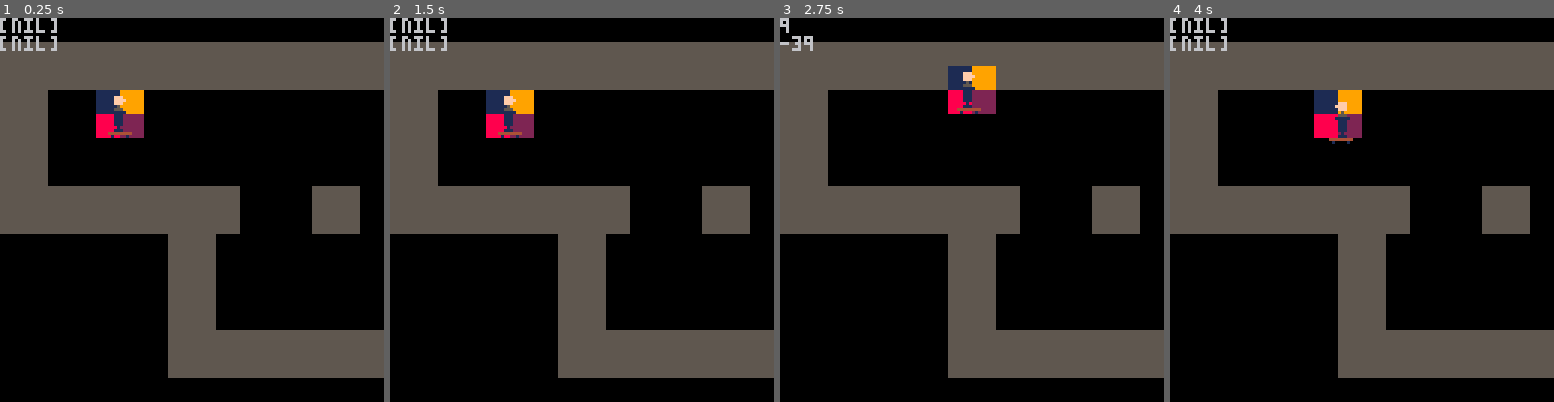
Above: before the commit, frames 1-4 (left to right).
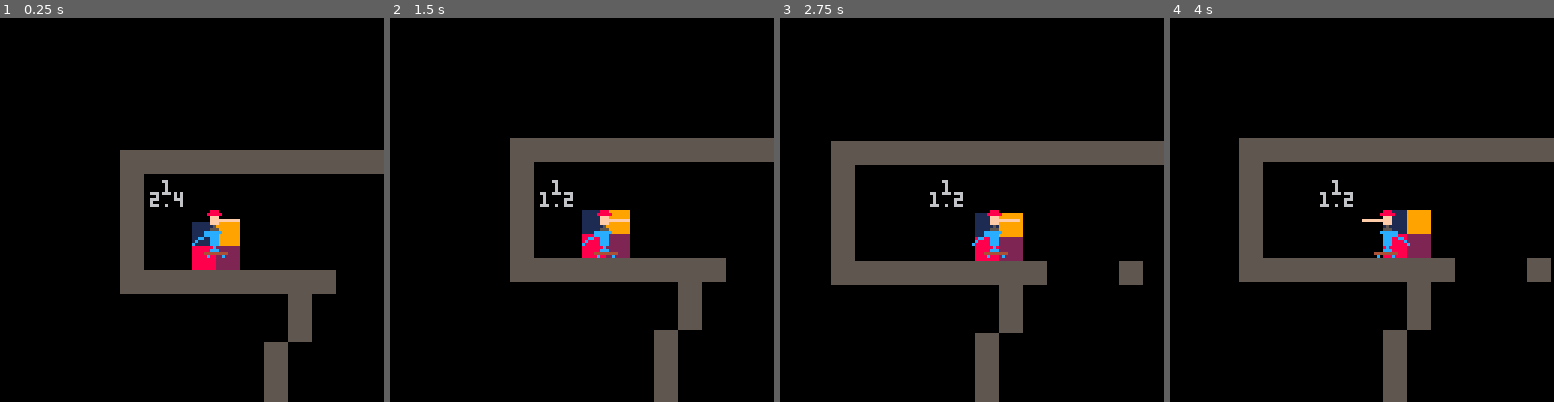
Above: after the commit, the same moments.

Repository: scorp66/pico
Game: PICO-8 cartridge †ame.p8
Two runs of this game, one before a commit and one after it. Both use one fixed random seed, a clock stepped at 60 frames per second and the inputs below.
Inputs:
- Up to frame 1 (0.25 s): no input
- Up to frame 2 (1.5 s): no input
- Up to frame 3 (2.75 s): hold Right 1.6-2.1 s; hold Up 2.15-2.42 s; hold Right from 2.47 s (still down)
- Up to frame 4 (4 s): release Right at 3.03 s; hold Left 3.08-3.58 s; hold Down 3.63-3.97 s

The runs differ from the first frame. In frame 1, 44% of the frame differs, in the area x 0-100%, y 0-100%; in frame 2, 44%; in frame 3, 45%; in frame 4, 46%.

Commit message:
Collision dirty code

Diff:
--- a/†ame.p8
+++ b/†ame.p8
@@ -3,8 +3,8 @@
 __lua__
 --init
 function _init()
-
 hero = {}
+col = {}
 hero.x = 4*8
 hero.y = 24
 hero.x_dir = 0 --1 >= dir >= -1
@@ -13,19 +13,18 @@
 hero.vfall = 0
 hero.map_x = 0
 hero.map_y = 0
-hero.sx = 1 -- speed != 0
-hero.sy = 1 -- speed != 0
+hero.sx = 1 -- speed
+hero.sy = 1 -- speed
 hero.on_flore = false
-
+h_g = 0 -- hero gravity get()
 end
 
 
 -->8
 --update
 function _update()
-col = {}
 key_control()
-col = dist_to_col()
+camera(hero.x-64,hero.y-64)
 end
 
 
@@ -34,8 +33,8 @@
 function _draw()
 cls()
 map()
-print(col.x)
-print(col.y)
+print(hero.y_dir,hero.x-10,hero.y-10)
+print(h_g,hero.x-14,hero.y-6)
 spr(2,hero.map_x,hero.map_y)
 spr(3,hero.map_x+8,hero.map_y)
 spr(18,hero.map_x,hero.map_y+8)
@@ -52,65 +51,104 @@
 --movement
 function key_control()
 hero.x_dir = 0
-hero.y_dir = 0
 
 if(btn(0)) then
 hero.x_dir = -1
+hero.sx = 1
 hero.flip = true
- end
+end
 
 if(btn(1)) then
 hero.x_dir = 1
+hero.sx = 1
 hero.flip = false
+end
+
+if(hero.sy == 0) then
+ h_g = 1
+end
+
+if(btn(2) and hero.sy == 0 ) then
+ h_g = -4
+end
+
+h_g += 0.2
+hero.y_dir = sgn(h_g)
+hero.sy = abs(h_g)
+
+hero_move(move)
+end
+
+function hero_move(pos)
+xd =flr((hero.x_dir+1)/2)
+yd =flr((hero.y_dir+1)/2)
+
+col = dist_to_col(hero.x_dir,0)
+if (col.x ~= nil and
+col.x-(8*xd) <= hero.sx) then
+ hero.sx = 0
  end
 
-if(btn(2)) then
- hero.y_dir = -1
+col = dist_to_col(0,hero.y_dir)
+if (col.y ~= nil and
+    col.y-(8*yd) <= hero.sy) then
+ hero.sy = 0
  end
 
-if(btn(3)) then
- hero.y_dir = 1
- end
-hero_move(move)
-end
-
-function hero_move(pos)
 hero.x += hero.x_dir*hero.sx
 hero.y += hero.y_dir*hero.sy
-hero.map_x = 8*flr((hero.x+4)/8)
-hero.map_y = 8*flr((hero.y+4)/8)
+hero.map_x = 8*flr((hero.x+7)/8)
+hero.map_y = 8*flr((hero.y+7)/8)
 end
 -->8
 --colide
-function dist_to_col()
+function dist_to_col(x,y)
 local result = {}
-local x = (hero.map_x/8)+hero.x_dir
-local y = (hero.map_y/8)+hero.y_dir
-if(mget(x,y) >= 224) then
- result.x = (x*8)-hero.x
- result.y = (y*8)-hero.x
+local c = {} -- colide position
+
+c.x= hero.map_x +(x*8)
+c.y= hero.map_y +(y*8)
+
+if is_b(c.x,c.y) then
+ result.x= abs(c.x-hero.x)-7
+ result.y= abs(c.y-hero.y)-7
+elseif is_b(c.x,c.y+8) then
+ result.x= abs(c.x-hero.x)-7
+ result.y= abs(c.y-hero.y+8)-7
+elseif is_b(c.x+8,c.y) then
+ result.x= abs(c.x-hero.x+8)-7
+ result.y= abs(c.y-hero.y)-7
+elseif is_b(c.x+8,c.y+8) then
+ result.x= abs(c.x-hero.x+8)-7
+ result.y= abs(c.y-hero.y+8)-7
  end
+
  return result
 end
 
-
+--only hero
+function is_b(x,y) -- is block
+
+map_n = mget(x/8,y/8)
+return fget(map_n,0)
+end
 __gfx__
-00000000000000001111111199999999000000000000000000000000000000000000000000000000000000000000000000000000000000000000000000000000
-00000000000000001111111199999999000000000000000000000000000000000000000000000000000000000000000000000000000000000000000000000000
+00000088800000001111111199999999000000000000000000000000000000000000000000000000000000000000000000000000000000000000000000000000
+00000888880000001111111199999999000000000000000000000000000000000000000000000000000000000000000000000000000000000000000000000000
 000000fff00000001111111199999999000000000000000000000000000000000000000000000000000000000000000000000000000000000000000000000000
-000000ffff0000001111111199999999000000000000000000000000000000000000000000000000000000000000000000000000000000000000000000000000
+000000ffffffffff1111111199999999000000000000000000000000000000000000000000000000000000000000000000000000000000000000000000000000
 000000fff00000001111111199999999000000000000000000000000000000000000000000000000000000000000000000000000000000000000000000000000
 00000005000000001111111199999999000000000000000000000000000000000000000000000000000000000000000000000000000000000000000000000000
 00000055500000001111111199999999000000000000000000000000000000000000000000000000000000000000000000000000000000000000000000000000
-00000111110000001111111199999999000000000000000000000000000000000000000000000000000000000000000000000000000000000000000000000000
-00000011100000008888888822222222000000000000000000000000000000000000000000000000000000000000000000000000000000000000000000000000
-00000011100000008888888822222222000000000000000000000000000000000000000000000000000000000000000000000000000000000000000000000000
-00000011100000008888888822222222000000000000000000000000000000000000000000000000000000000000000000000000000000000000000000000000
-00000011100000008888888822222222000000000000000000000000000000000000000000000000000000000000000000000000000000000000000000000000
-00000001000000008888888822222222000000000000000000000000000000000000000000000000000000000000000000000000000000000000000000000000
-00000011100000008888888822222222000000000000000000000000000000000000000000000000000000000000000000000000000000000000000000000000
+0000cccccc0000001111111199999999000000000000000000000000000000000000000000000000000000000000000000000000000000000000000000000000
+0000ccccc00000008888888822222222000000000000000000000000000000000000000000000000000000000000000000000000000000000000000000000000
+00cc00ccc00000008888888822222222000000000000000000000000000000000000000000000000000000000000000000000000000000000000000000000000
+0c0000ccc00000008888888822222222000000000000000000000000000000000000000000000000000000000000000000000000000000000000000000000000
+c00000ccc00000008888888822222222000000000000000000000000000000000000000000000000000000000000000000000000000000000000000000000000
+0000000c000000008888888822222222000000000000000000000000000000000000000000000000000000000000000000000000000000000000000000000000
+000000ccc00000008888888822222222000000000000000000000000000000000000000000000000000000000000000000000000000000000000000000000000
 00004444444400008888888822222222000000000000000000000000000000000000000000000000000000000000000000000000000000000000000000000000
-00000100001000008888888822222222000000000000000000000000000000000000000000000000000000000000000000000000000000000000000000000000
+00000c0000c000008888888822222222000000000000000000000000000000000000000000000000000000000000000000000000000000000000000000000000
 00000000000000000000000000000000000000000000000000000000000000000000000000000000000000000000000000000000000000000000000000000000
 00000000000000000000000000000000000000000000000000000000000000000000000000000000000000000000000000000000000000000000000000000000
 00000000000000000000000000000000000000000000000000000000000000000000000000000000000000000000000000000000000000000000000000000000
@@ -228,19 +266,19 @@
 0000000000000000000000000000000000000000000000000000000000000000000000000000000000000000000000000000000000000000000000000000000000000000000000000000000000000000000000000000000000000000000000000000000000000000000000000000010100000000000000000000000000000101
 __map__
 0a0b0405060708090a0b0405060708090a0b0405060708090a0b000000000000000000000000000000000000000000000000000000000000000000000000000000000000000000000000000000000000000000000000000000000000000000000000000000000000000000000000000000000000000000000000000000000000
-eeefeeefeeefeeefeeefeeefeeefeeefeeefeeef161718191a1b000000000000000000000000000000000000000000000000000000000000000000000000000000000000000000000000000000000000000000000000000000000000000000000000000000000000000000000000000000000000000000000000000000000000
-eeeffefffefffefffefffefffefffefffefffeff262728292a2b000000000000000000000000000000000000000000000000000000000000000000000000000000000000000000000000000000000000000000000000000000000000000000000000000000000000000000000000000000000000000000000000000000000000
-feff3435363738393a3b3435363738393a3beeef363738393a3b000000000000000000000000000000000000000000000000000000000000000000000000000000000000000000000000000000000000000000000000000000000000000000000000000000000000000000000000000000000000000000000000000000000000
-eeef4445464748494a4b4445464748494a4bfeff464748494a4b000000000000000000000000000000000000000000000000000000000000000000000000000000000000000000000000000000000000000000000000000000000000000000000000000000000000000000000000000000000000000000000000000000000000
-feff5455565758595a5b5455565758595a5beeef565758595a5b000000000000000000000000000000000000000000000000000000000000000000000000000000000000000000000000000000000000000000000000000000000000000000000000000000000000000000000000000000000000000000000000000000000000
-eeef6465666768696a6b0465046768696a6bfeff666768696a6b000000000000000000000000000000000000000000000000000000000000000000000000000000000000000000000000000000000000000000000000000000000000000000000000000000000000000000000000000000000000000000000000000000000000
-feffeeefeeefeeefeeef040404eeef047a7beeef767778797a7b000000000000000000000000000000000000000000000000000000000000000000000000000000000000000000000000000000000000000000000000000000000000000000000000000000000000000000000000000000000000000000000000000000000000
-fefffefffefffefffeff040404feff040a0bfeff060708090a0b0405060708090a0b00000000000000000000000000000000000000000000000000000000000000000000000000000000000000000000000000000000000000000000000000000000000000000000000000000000000000000000000000000000000000000000
-1a1b1415161718eeef1b1404041718191a1beeef161718191a1b1415161718191a1b00000000000000000000000000000000000000000000000000000000000000000000000000000000000000000000000000000000000000000000000000000000000000000000000000000000000000000000000000000000000000000000
-2a2b2425262728feff2b2425262728292a2bfeff262728292a2b2425262728292a2b00000000000000000000000000000000000000000000000000000000000000000000000000000000000000000000000000000000000000000000000000000000000000000000000000000000000000000000000000000000000000000000
-3a3b3435363738eeef3b3435363738393a3beeef363738393a3b3435363738393a3b00000000000000000000000000000000000000000000000000000000000000000000000000000000000000000000000000000000000000000000000000000000000000000000000000000000000000000000000000000000000000000000
-4a4b4445464748feff4b4445464748494a4bfeff464748494a4b4445464748494a4b00000000000000000000000000000000000000000000000000000000000000000000000000000000000000000000000000000000000000000000000000000000000000000000000000000000000000000000000000000000000000000000
-5a5b5455565758eeefeeefeeefeeefeeefeeffeeef5758595a5b5455565758595a5b00000000000000000000000000000000000000000000000000000000000000000000000000000000000000000000000000000000000000000000000000000000000000000000000000000000000000000000000000000000000000000000
+04040404040404040404040404cacacacacacaca161718191a1b000000000000000000000000000000000000000000000000000000000000000000000000000000000000000000000000000000000000000000000000000000000000000000000000000000000000000000000000000000000000000000000000000000000000
+04effefffefffefffefffefffefffefffefffeca262728292a2b000000000000000000000000000000000000000000000000000000000000000000000000000000000000000000000000000000000000000000000000000000000000000000000000000000000000000000000000000000000000000000000000000000000000
+04ff3435363738393a3b3435363738393a3beeca363738393a3b000000000000000000000000000000000000000000000000000000000000000000000000000000000000000000000000000000000000000000000000000000000000000000000000000000000000000000000000000000000000000000000000000000000000
+04ef4445464748494a4b4445464748494a4bfeca464748494a4b000000000000000000000000000000000000000000000000000000000000000000000000000000000000000000000000000000000000000000000000000000000000000000000000000000000000000000000000000000000000000000000000000000000000
+04ff5455565758595a5b5455565758595a5beeca565758595a5b000000000000000000000000000000000000000000000000000000000000000000000000000000000000000000000000000000000000000000000000000000000000000000000000000000000000000000000000000000000000000000000000000000000000
+04ef6465666768696a6b0465046768696a6bfeca666768696a6b000000000000000000000000000000000000000000000000000000000000000000000000000000000000000000000000000000000000000000000000000000000000000000000000000000000000000000000000000000000000000000000000000000000000
+04ffeeefeeefeeefeeef040404ee04047a7b04ef767778797a7b000000000000000000000000000000000000000000000000000000000000000000000000000000000000000000000000000000000000000000000000000000000000000000000000000000000000000000000000000000000000000000000000000000000000
+0404040404040404fe040404040404040a0b04ff060708090a0b0405060708090a0b00000000000000000000000000000000000000000000000000000000000000000000000000000000000000000000000000000000000000000000000000000000000000000000000000000000000000000000000000000000000000000000
+1a1b141516171804ef1b1404041718191a1b04ef161718191a1b1415161718191a1b00000000000000000000000000000000000000000000000000000000000000000000000000000000000000000000000000000000000000000000000000000000000000000000000000000000000000000000000000000000000000000000
+2a2b2425262728fe042b2425262728292a2b04ff262728292a2b2425262728292a2b00000000000000000000000000000000000000000000000000000000000000000000000000000000000000000000000000000000000000000000000000000000000000000000000000000000000000000000000000000000000000000000
+3a3b3435363738ee043b3435363738393a3b04ef363738393a3b3435363738393a3b00000000000000000000000000000000000000000000000000000000000000000000000000000000000000000000000000000000000000000000000000000000000000000000000000000000000000000000000000000000000000000000
+4a4b4445464748fe04044445464748494a4b04caef4748494a4b4445464748494a4b00000000000000000000000000000000000000000000000000000000000000000000000000000000000000000000000000000000000000000000000000000000000000000000000000000000000000000000000000000000000000000000
+5a5b5455565758ee040404040404040404040404ef5758595a5b5455565758595a5b00000000000000000000000000000000000000000000000000000000000000000000000000000000000000000000000000000000000000000000000000000000000000000000000000000000000000000000000000000000000000000000
 6a6b6465666768fefffefffefffefffefffffffeff6768696a6b6465666768696a6b00000000000000000000000000000000000000000000000000000000000000000000000000000000000000000000000000000000000000000000000000000000000000000000000000000000000000000000000000000000000000000000
 7a7b7475767778797a7b7475767778797a7b7475767778797a7b7475767778797a7b00000000000000000000000000000000000000000000000000000000000000000000000000000000000000000000000000000000000000000000000000000000000000000000000000000000000000000000000000000000000000000000
 0a0b0405060708090a0b0405060708090a0b0405060708090a0b0405060708090a0b00000000000000000000000000000000000000000000000000000000000000000000000000000000000000000000000000000000000000000000000000000000000000000000000000000000000000000000000000000000000000000000
